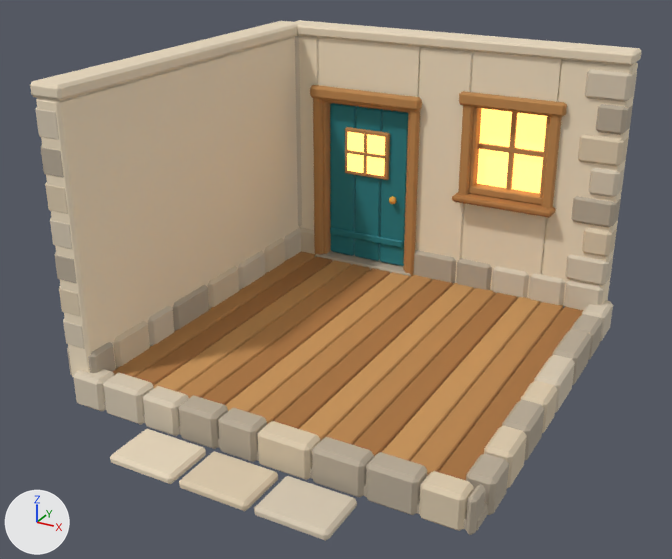
Two versions of the glTF model Models/buildings/room_shell_3x3.glb, one commit apart.
Camera for both pictures: a camera (50 mm lens) standing at (3.14, -6.17, 3.8) and looking at (-0.17, -0.15, 0.79). The lights are fixed; the arrows at lower left show +X, +Y and +Z. The picture after the commit comes second.

The first picture shows 'part_door_leaf', 'room_shell_3x3'.
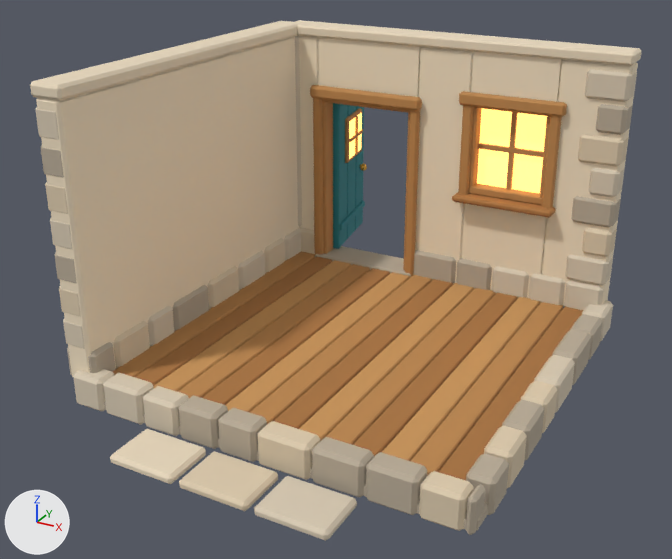
Pixel boxes (x1, y1, x2, y2) of what changed, in the pictures (672 x 559 px):
'part_door_leaf', turned
    before: (330, 103, 408, 266)
    after: (333, 103, 367, 249)

The change, as a list of edits to the scene's bpy script:
```text
Change ob_part_door_leaf:
    ob_part_door_leaf.rotation_euler: (0.0, 0.0, 0.0) -> (0.0, 0.0, 1.745)  # degrees (0, 0, 0) -> degrees (0, 0, 100)
```
